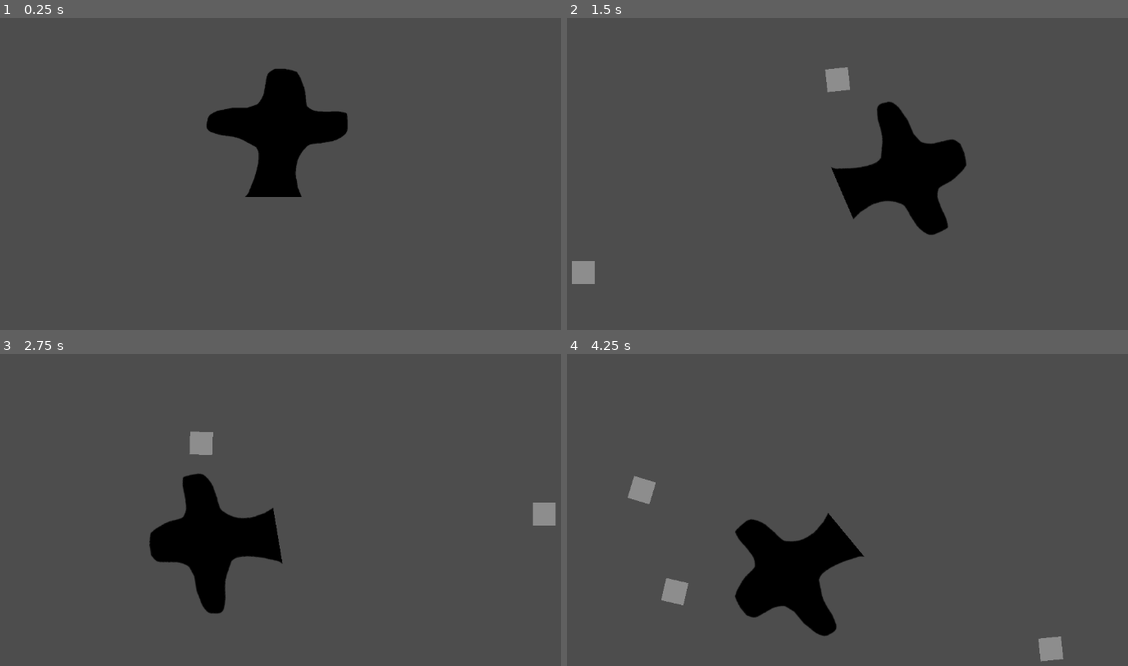
Above: before the commit, frames 1-4 (two rows, left to right).
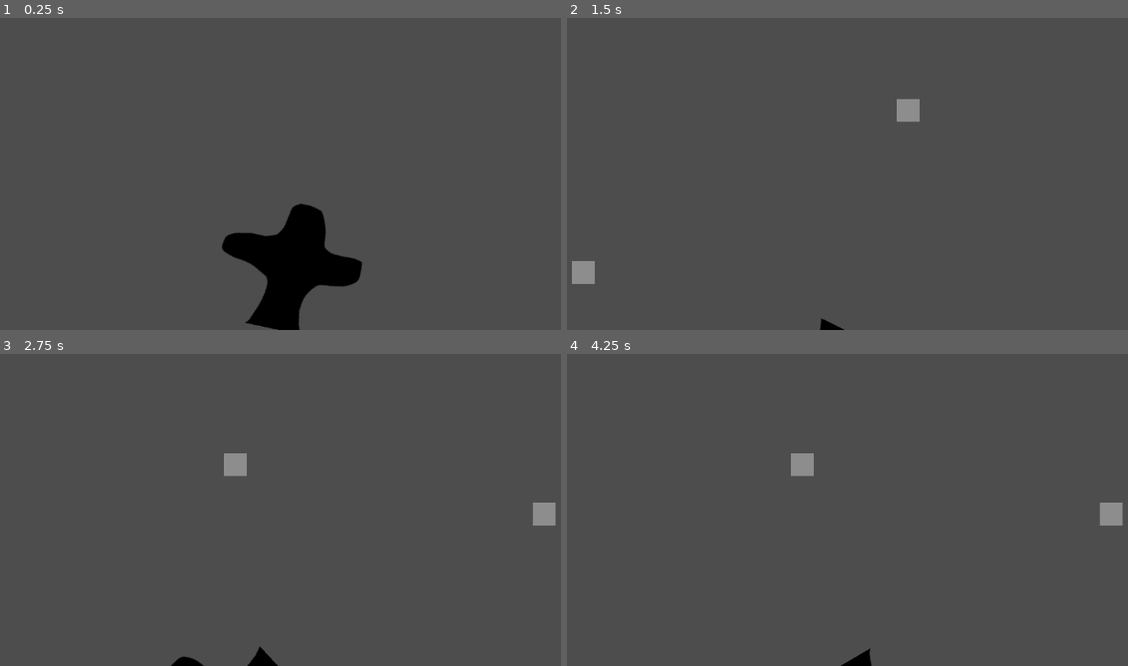
Above: after the commit, the same moments.

Repository: CWmain/tightRope
Game: Godot game, scene res://scenes/main.tscn
Same seed, same stepped clock (60 frames per second), same inputs: the game is played once before the commit and once after it.
Inputs:
- Up to frame 1 (0.25 s): no input
- Up to frame 2 (1.5 s): hold D (Right) 0.53-1.28 s; tap E (SpawnRock) at 0.6, 1.35 s; hold A (Left) from 1.28 s (still down)
- Up to frame 3 (2.75 s): release A (Left) at 2.03 s; hold D (Right) from 2.03 s (still down); tap E (SpawnRock) at 2.1 s
- Up to frame 4 (4.25 s): tap E (SpawnRock) at 2.85, 3.6 s; release D (Right) at 3.53 s; hold A (Left) from 3.53 s (still down)

The runs differ from the first frame. In frame 1, 9.5% of the frame differs, in the area x 36-65%, y 16-100%; in frame 2, 5.4%; in frame 3, 5.7%; in frame 4, 6.4%.

Commit message:
Added fallen signal to walker

Diff:
--- a/objects/walker/walker.gd
+++ b/objects/walker/walker.gd
@@ -4,8 +4,15 @@
 
 @onready var rigid_body_2d: RigidBody2D = $RigidBody2D
 
+signal fallen
+
 func _physics_process(delta: float) -> void:
-	rigid_body_2d.apply_torque_impulse(50)
+	if rigid_body_2d.rotation > PI/2 || rigid_body_2d.rotation < -PI/2:
+		fallen.emit()
+		printerr("LOST")
+
+
+	rigid_body_2d.apply_torque(1000)
 	if Input.is_action_pressed("Left"):
 		rigid_body_2d.apply_torque_impulse(-torqueForce)
 
--- a/scenes/main.tscn
+++ b/scenes/main.tscn
@@ -7,7 +7,7 @@
 [node name="Main" type="Node2D"]
 
 [node name="Walker" parent="." instance=ExtResource("1_o5qli")]
-position = Vector2(553, 413)
+position = Vector2(552, 646)
 
 [node name="Rock" parent="." instance=ExtResource("2_0wfyh")]
 position = Vector2(436, 442)
